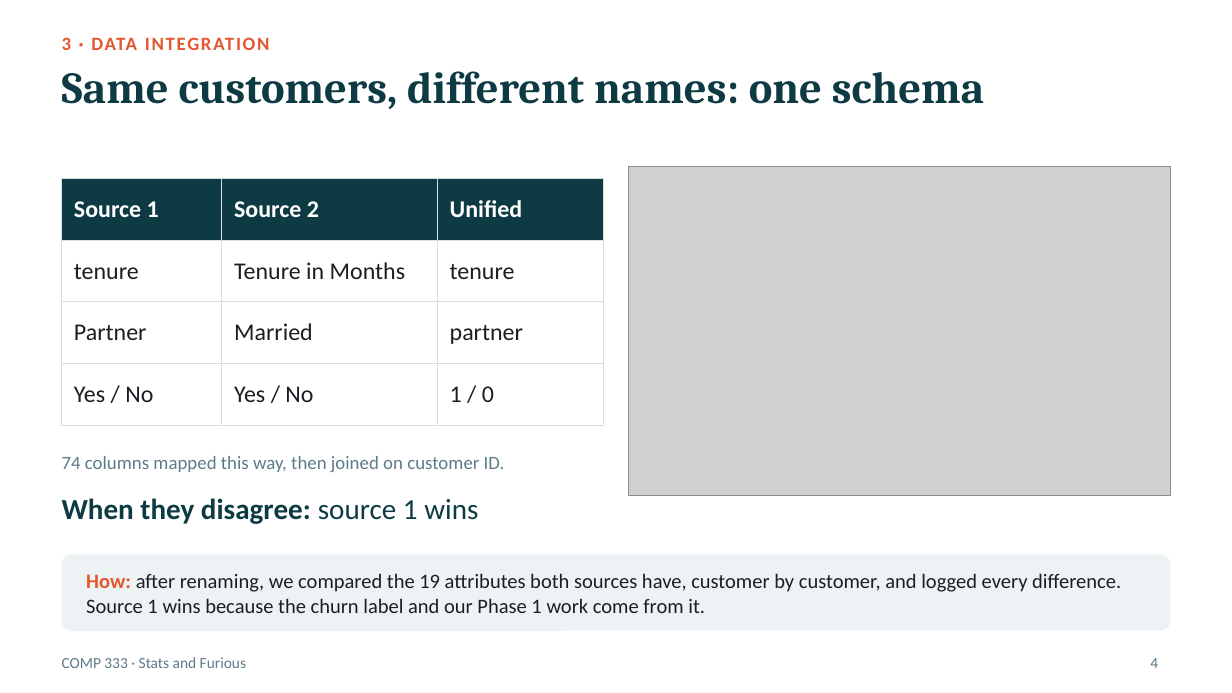
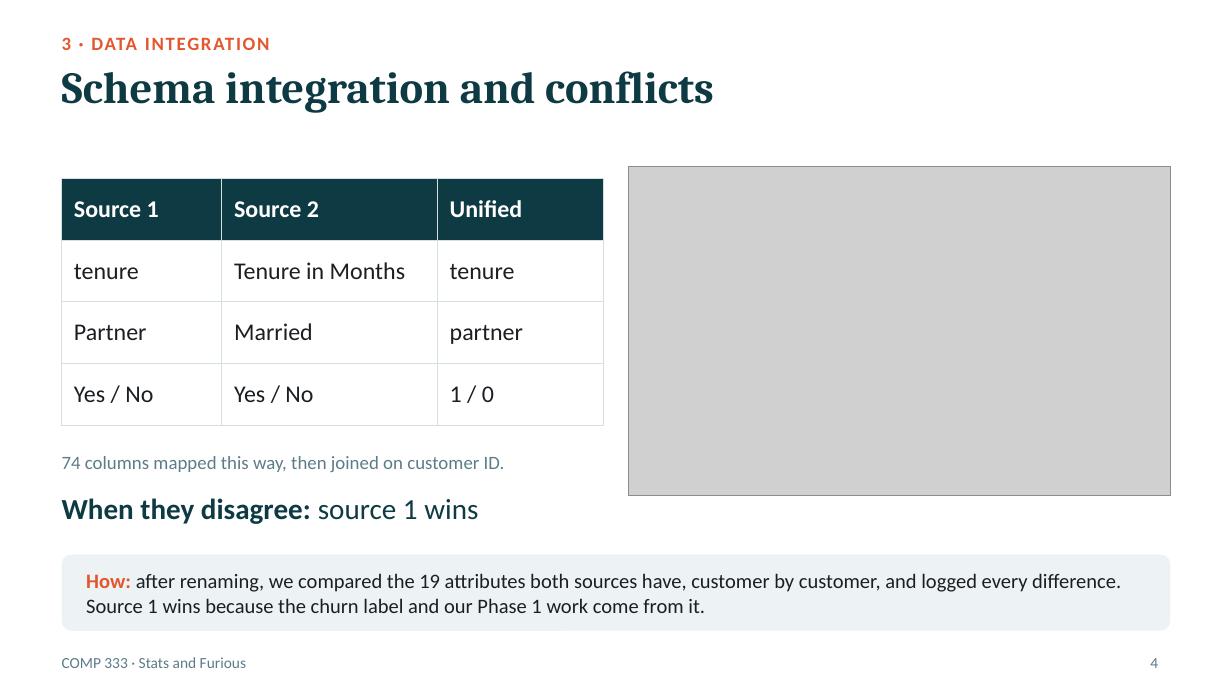
Before and after one commit to Peter7168/comp333-telco-churn, a slide deck: slide 4 of presentation/COMP333_Presentation.pptx. Drawn at 1232x693 pixels with LibreOffice and Linux fonts; fonts in the diff are those of the drawing; grey boxes stand for pictures. Boxes give left, top, right and bottom in pixels: in the first picture for what was removed or moved away, otherwise in the second. Text is boxed around its words. In the diff, an @@ line names an element or a change of style, - is before the commit and + after.

Commit message:
Simplify slide titles

```diff
--- a/presentation/COMP333_Presentation.pptx
+++ b/presentation/COMP333_Presentation.pptx
@@ title at box(62, 71, 714, 113): text changed @@
-Same customers, different names: one schema
+Schema integration and conflicts
```
Also in this commit, not shown: 8 other slides changed.
